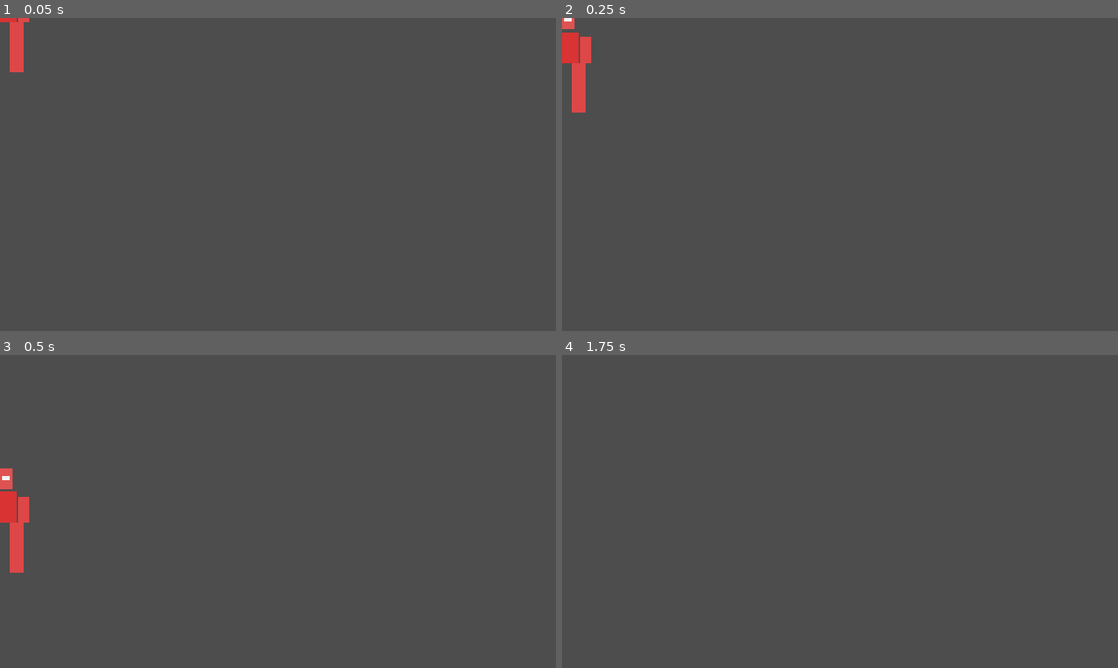
Above: before the commit, frames 1-4 (two rows, left to right).
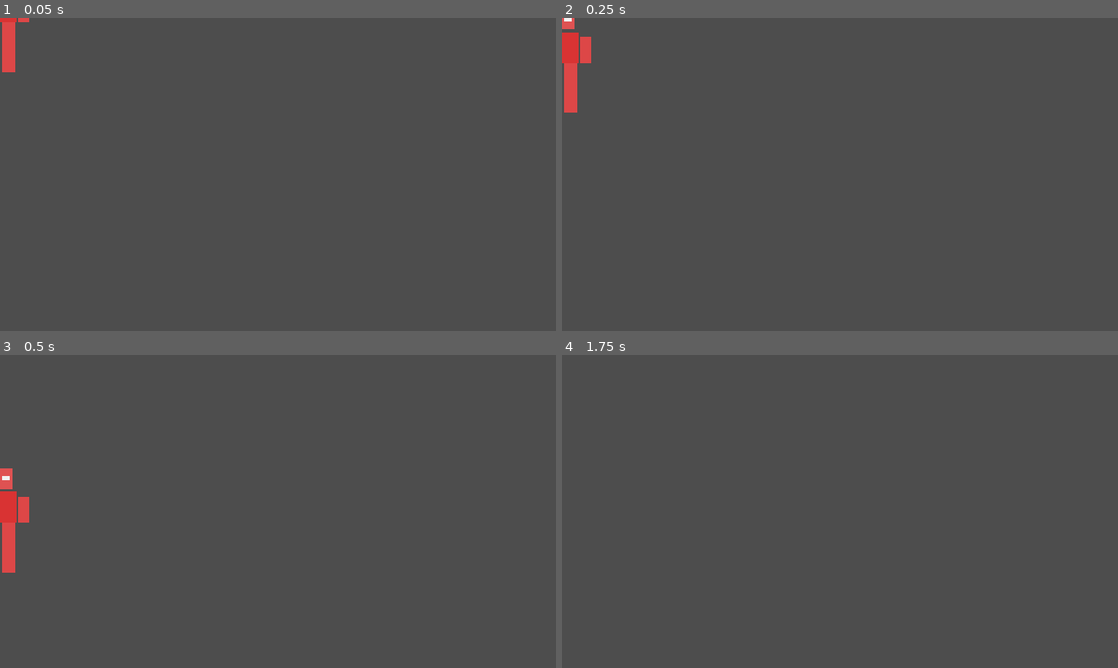
Above: after the commit, the same moments.

Repository: al5ina5/fighter
Game: Godot game, scene res://scenes/Player.tscn
The game is run twice, just before and just after one commit, with the same random seed, the same clock (stepped at 60 frames per second) and the same inputs. This scene is started directly instead of the project's main scene.
Inputs:
- Up to frame 1 (0.05 s): no input
- Up to frame 2 (0.25 s): no input
- Up to frame 3 (0.5 s): no input
- Up to frame 4 (1.75 s): tap Enter (ui_accept) at 0.5, 1.25 s; hold D (p1_move_right) from 0.53 s (still down); tap S (p1_block) at 0.6 s; tap W (p1_jump) at 0.77, 1.52 s; tap R (p1_heavy) at 1.35 s

The runs differ from the first frame. In frame 1, 0.5% of the frame differs, in the area x 0-5%, y 1-18%; in frame 2, 0.5%; in frame 3, 0.5%; in frame 4, nothing differs.

Commit message:
Restore fixed stance visuals without moving legs

Diff:
--- a/scripts/Player.gd
+++ b/scripts/Player.gd
@@ -12,7 +12,6 @@
 	"leg_l": 40.0, "leg_r": 40.0,
 }
 const LIMBS := ["head", "torso", "arm_l", "arm_r", "leg_l", "leg_r"]
-const LEG_BASE := {"leg_l": -7.0, "leg_r": 7.0}
 
 const HIGH_L := {"band": "high", "heavy": false, "windup": 0.12, "active": 0.08, "recovery": 0.20, "damage": 6.0, "knockback": 200.0, "stun": 0.24, "aim": -14.0, "reach": Vector2(80, 80), "swing": 0.9}
 const HIGH_H := {"band": "high", "heavy": true, "windup": 0.24, "active": 0.10, "recovery": 0.34, "damage": 11.0, "knockback": 320.0, "stun": 0.36, "aim": -14.0, "reach": Vector2(90, 90), "swing": 1.1}
@@ -64,7 +63,6 @@
 		_refresh_limb_colors()
 
 	_update_facing()
-	_apply_stance_pose()
 
 	if not is_on_floor():
 		velocity.y += GRAVITY * delta
@@ -374,20 +372,6 @@
 
 func front_side() -> String:
 	return "r" if stance == 1 else "l"
-
-
-func _apply_stance_pose() -> void:
-	if state == State.KO:
-		return
-	var f := float(facing)
-	var lead := "r" if stance == 1 else "l"
-	for leg in ["leg_l", "leg_r"]:
-		var node: Node2D = _get_limb_node(leg)
-		var base: float = LEG_BASE[leg]
-		if leg.ends_with("_" + lead):
-			node.position.x = base + 6.0 * f
-		else:
-			node.position.x = base - 3.0 * f
 
 
 func _torso_mult() -> float:
